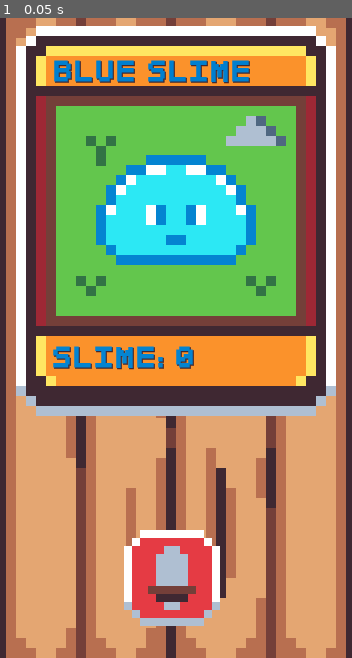
Above: before the commit, frame 1.
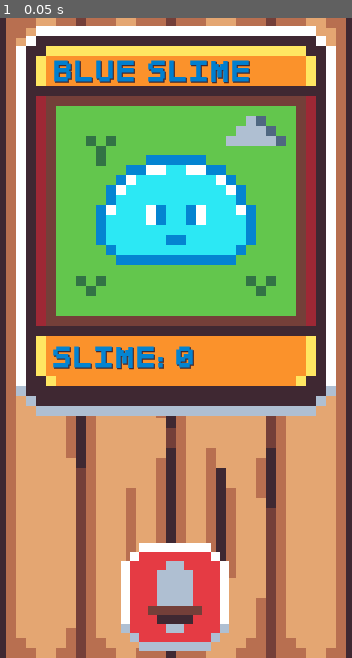
Above: after the commit, the same moment.

Repository: CAPIBARAGAMES/PushTheButton
Game: Godot game, scene res://scenas/main.tscn
Two runs of this game, one before a commit and one after it. Both use one fixed random seed, a clock stepped at 60 frames per second and the inputs below. The engine's default icon, where the game draws it, is replaced by a stand-in: a white triangle on a blue panel in a dark square.
Inputs:
- Up to frame 1 (0.05 s): no input

The runs differ from the first frame. In frame 1, 3.6% of the frame differs, in the area x 34-66%, y 80-99%.

Commit message:
Se tiene todo el sistema completo y balanceado
Se agregaron todas las condiciones apra que juego sea disfrutable y se alcance la maxima calidad de puntos disponibles.

con buen balance

Diff:
--- a/scenas/main.tscn
+++ b/scenas/main.tscn
@@ -8,6 +8,7 @@
 [ext_resource type="Theme" uid="uid://td60q6m46vis" path="res://fonts/Tema fuentes.tres" id="4_fhb4f"]
 [ext_resource type="Texture2D" uid="uid://bt2cfmnqgib55" path="res://assets/Card.png" id="6_ff2nf"]
 [ext_resource type="Texture2D" uid="uid://d2ois4scda6ss" path="res://assets/Slime-Sheet.png" id="7_rxt35"]
+[ext_resource type="AudioStream" uid="uid://c6ulltgpkiniw" path="res://audio/07_human_atk_sword_2.wav" id="9_a6hdd"]
 
 [sub_resource type="AtlasTexture" id="AtlasTexture_f4fxv"]
 atlas = ExtResource("7_rxt35")
@@ -59,8 +60,8 @@
 size_flags_vertical = 8
 
 [node name="PushButton" type="TouchScreenButton" parent="HBoxContainer"]
-position = Vector2(-52, 12)
-scale = Vector2(8, 8)
+position = Vector2(-55, 25)
+scale = Vector2(9, 9)
 texture_normal = ExtResource("2_r1qgg")
 texture_pressed = ExtResource("3_3i3yj")
 
@@ -136,4 +137,8 @@
 theme_override_font_sizes/font_size = 30
 text = "BLUE SLIME"
 
+[node name="espada" type="AudioStreamPlayer" parent="."]
+stream = ExtResource("9_a6hdd")
+volume_db = -10.0
+
 [connection signal="pressed" from="HBoxContainer/PushButton" to="." method="_on_push_button_pressed"]
--- a/scenas/upgrade_1.tscn
+++ b/scenas/upgrade_1.tscn
@@ -1,12 +1,52 @@
-[gd_scene load_steps=3 format=3 uid="uid://id33bhmec7xu"]
+[gd_scene load_steps=5 format=3 uid="uid://id33bhmec7xu"]
 
-[ext_resource type="Texture2D" uid="uid://bmral5wwd0rv0" path="res://icon.svg" id="1_83slk"]
+[ext_resource type="Texture2D" uid="uid://0ihevuxwh3lx" path="res://assets/upgrades.png" id="1_d88qv"]
 [ext_resource type="Script" path="res://scripts/upgrade_1.gd" id="1_td4gr"]
+[ext_resource type="AudioStream" uid="uid://qxuycm2djjwn" path="res://audio/01_chest_open_1.wav" id="3_bufsr"]
+[ext_resource type="Theme" uid="uid://td60q6m46vis" path="res://fonts/Tema fuentes.tres" id="4_veans"]
 
 [node name="upgrade_1" type="TouchScreenButton"]
-position = Vector2(10, 103)
-scale = Vector2(0.5, 0.5)
-texture_normal = ExtResource("1_83slk")
+position = Vector2(20, 408)
+scale = Vector2(10, 10)
+texture_normal = ExtResource("1_d88qv")
 script = ExtResource("1_td4gr")
 
+[node name="AudioStreamPlayer" type="AudioStreamPlayer" parent="."]
+stream = ExtResource("3_bufsr")
+volume_db = -5.0
+
+[node name="LabelUpgrade1" type="Label" parent="."]
+anchors_preset = 15
+anchor_right = 1.0
+anchor_bottom = 1.0
+offset_left = 2.8
+offset_top = 0.799997
+offset_right = 15.8
+offset_bottom = 13.8
+grow_horizontal = 2
+grow_vertical = 2
+scale = Vector2(0.1, 0.1)
+size_flags_horizontal = 4
+theme = ExtResource("4_veans")
+text = "+1"
+
+[node name="LabelUpgrade2" type="Label" parent="."]
+anchors_preset = 15
+anchor_right = 1.0
+anchor_bottom = 1.0
+offset_left = 2.0
+offset_top = 4.0
+offset_right = 28.0
+offset_bottom = 17.0
+grow_horizontal = 2
+grow_vertical = 2
+scale = Vector2(0.1, 0.1)
+size_flags_horizontal = 4
+theme = ExtResource("4_veans")
+theme_override_colors/font_color = Color(0.0156863, 0.517647, 0.819608, 1)
+theme_override_colors/font_outline_color = Color(0, 0, 0, 1)
+theme_override_constants/shadow_offset_x = 0
+theme_override_constants/outline_size = 5
+text = "$50"
+
 [connection signal="pressed" from="." to="." method="_on_pressed"]
--- a/scenas/upgrade_2.tscn
+++ b/scenas/upgrade_2.tscn
@@ -1,12 +1,51 @@
-[gd_scene load_steps=3 format=3 uid="uid://b4yc38mi1t2gd"]
+[gd_scene load_steps=5 format=3 uid="uid://b4yc38mi1t2gd"]
 
-[ext_resource type="Texture2D" uid="uid://bmral5wwd0rv0" path="res://icon.svg" id="1_eum8a"]
+[ext_resource type="Texture2D" uid="uid://jbabetto8cg8" path="res://assets/upgrades2.png" id="1_roeva"]
 [ext_resource type="Script" path="res://scripts/upgrade_2.gd" id="2_awkar"]
+[ext_resource type="AudioStream" uid="uid://qxuycm2djjwn" path="res://audio/01_chest_open_1.wav" id="3_blnfw"]
+[ext_resource type="Theme" uid="uid://td60q6m46vis" path="res://fonts/Tema fuentes.tres" id="4_ywkpq"]
 
 [node name="upgrade_2" type="TouchScreenButton"]
-position = Vector2(162, 112)
-scale = Vector2(0.5, 0.5)
-texture_normal = ExtResource("1_eum8a")
+position = Vector2(140, 408)
+scale = Vector2(10, 10)
+texture_normal = ExtResource("1_roeva")
 script = ExtResource("2_awkar")
 
+[node name="AudioStreamPlayer" type="AudioStreamPlayer" parent="."]
+stream = ExtResource("3_blnfw")
+volume_db = -5.0
+
+[node name="LabelUpgrade1" type="Label" parent="."]
+anchors_preset = 15
+anchor_right = 1.0
+anchor_bottom = 1.0
+offset_left = 2.8
+offset_top = 0.799997
+offset_right = 15.8
+offset_bottom = 13.8
+grow_horizontal = 2
+grow_vertical = 2
+scale = Vector2(0.1, 0.1)
+size_flags_horizontal = 4
+theme = ExtResource("4_ywkpq")
+text = "+5"
+
+[node name="LabelUpgrade2" type="Label" parent="."]
+anchors_preset = 15
+anchor_right = 1.0
+anchor_bottom = 1.0
+offset_left = 2.0
+offset_top = 4.0
+offset_right = 39.0
+offset_bottom = 17.0
+grow_horizontal = 2
+grow_vertical = 2
+scale = Vector2(0.1, 0.1)
+size_flags_horizontal = 4
+theme = ExtResource("4_ywkpq")
+theme_override_colors/font_color = Color(0.0156863, 0.517647, 0.819608, 1)
+theme_override_colors/font_outline_color = Color(0, 0, 0, 1)
+theme_override_constants/outline_size = 4
+text = "$200"
+
 [connection signal="pressed" from="." to="." method="_on_pressed"]
--- a/scenas/upgrade_3.tscn
+++ b/scenas/upgrade_3.tscn
@@ -1,12 +1,51 @@
-[gd_scene load_steps=3 format=3 uid="uid://c0quc67my7cc6"]
+[gd_scene load_steps=5 format=3 uid="uid://c0quc67my7cc6"]
 
-[ext_resource type="Texture2D" uid="uid://bmral5wwd0rv0" path="res://icon.svg" id="1_2ubwm"]
+[ext_resource type="Texture2D" uid="uid://d3xu66any1jwr" path="res://assets/upgrades3.png" id="1_2j5ah"]
 [ext_resource type="Script" path="res://scripts/upgrade_3.gd" id="1_wcvdu"]
+[ext_resource type="AudioStream" uid="uid://qxuycm2djjwn" path="res://audio/01_chest_open_1.wav" id="3_d1mut"]
+[ext_resource type="Theme" uid="uid://td60q6m46vis" path="res://fonts/Tema fuentes.tres" id="4_3mdmm"]
 
 [node name="upgrade_3" type="TouchScreenButton"]
-position = Vector2(29, 217)
-scale = Vector2(0.5, 0.5)
-texture_normal = ExtResource("1_2ubwm")
+position = Vector2(260, 408)
+scale = Vector2(10, 10)
+texture_normal = ExtResource("1_2j5ah")
 script = ExtResource("1_wcvdu")
 
+[node name="AudioStreamPlayer" type="AudioStreamPlayer" parent="."]
+stream = ExtResource("3_d1mut")
+volume_db = -5.0
+
+[node name="LabelUpgrade1" type="Label" parent="."]
+anchors_preset = 15
+anchor_right = 1.0
+anchor_bottom = 1.0
+offset_left = 2.4
+offset_top = 1.2
+offset_right = 26.4
+offset_bottom = 14.2
+grow_horizontal = 2
+grow_vertical = 2
+scale = Vector2(0.1, 0.1)
+size_flags_horizontal = 4
+theme = ExtResource("4_3mdmm")
+text = "+25"
+
+[node name="LabelUpgrade2" type="Label" parent="."]
+anchors_preset = 15
+anchor_right = 1.0
+anchor_bottom = 1.0
+offset_left = 2.0
+offset_top = 4.0
+offset_right = 39.0
+offset_bottom = 17.0
+grow_horizontal = 2
+grow_vertical = 2
+scale = Vector2(0.1, 0.1)
+size_flags_horizontal = 4
+theme = ExtResource("4_3mdmm")
+theme_override_colors/font_color = Color(0.0156863, 0.517647, 0.819608, 1)
+theme_override_colors/font_outline_color = Color(0, 0, 0, 1)
+theme_override_constants/outline_size = 4
+text = "$800"
+
 [connection signal="pressed" from="." to="." method="_on_pressed"]
--- a/scenas/upgrade_4.tscn
+++ b/scenas/upgrade_4.tscn
@@ -1,12 +1,51 @@
-[gd_scene load_steps=3 format=3 uid="uid://2ifo7lm5g3xx"]
+[gd_scene load_steps=5 format=3 uid="uid://2ifo7lm5g3xx"]
 
-[ext_resource type="Texture2D" uid="uid://bmral5wwd0rv0" path="res://icon.svg" id="1_1outn"]
 [ext_resource type="Script" path="res://scripts/upgrade_4.gd" id="1_ghcum"]
+[ext_resource type="Texture2D" uid="uid://d0aed7nhqn42o" path="res://assets/upgrades4.png" id="1_wat5l"]
+[ext_resource type="AudioStream" uid="uid://qxuycm2djjwn" path="res://audio/01_chest_open_1.wav" id="3_qg40s"]
+[ext_resource type="Theme" uid="uid://td60q6m46vis" path="res://fonts/Tema fuentes.tres" id="4_r4s4l"]
 
 [node name="upgrade_4" type="TouchScreenButton"]
-position = Vector2(148, 212)
-scale = Vector2(0.5, 0.5)
-texture_normal = ExtResource("1_1outn")
+position = Vector2(20, 468)
+scale = Vector2(10, 10)
+texture_normal = ExtResource("1_wat5l")
 script = ExtResource("1_ghcum")
 
+[node name="AudioStreamPlayer" type="AudioStreamPlayer" parent="."]
+stream = ExtResource("3_qg40s")
+volume_db = -5.0
+
+[node name="LabelUpgrade1" type="Label" parent="."]
+anchors_preset = 15
+anchor_right = 1.0
+anchor_bottom = 1.0
+offset_left = 1.7
+offset_top = 1.3
+offset_right = 37.7
+offset_bottom = 14.3
+grow_horizontal = 2
+grow_vertical = 2
+scale = Vector2(0.1, 0.1)
+size_flags_horizontal = 4
+theme = ExtResource("4_r4s4l")
+text = "+125"
+
+[node name="LabelUpgrade2" type="Label" parent="."]
+anchors_preset = 15
+anchor_right = 1.0
+anchor_bottom = 1.0
+offset_left = 1.3
+offset_top = 3.7
+offset_right = 50.3
+offset_bottom = 16.7
+grow_horizontal = 2
+grow_vertical = 2
+scale = Vector2(0.1, 0.1)
+size_flags_horizontal = 4
+theme = ExtResource("4_r4s4l")
+theme_override_colors/font_color = Color(0.0156863, 0.517647, 0.819608, 1)
+theme_override_colors/font_outline_color = Color(0, 0, 0, 1)
+theme_override_constants/outline_size = 4
+text = "$3200"
+
 [connection signal="pressed" from="." to="." method="_on_pressed"]
--- a/scenas/upgrade_5.tscn
+++ b/scenas/upgrade_5.tscn
@@ -1,12 +1,51 @@
-[gd_scene load_steps=3 format=3 uid="uid://4nphkq4v1hxu"]
+[gd_scene load_steps=5 format=3 uid="uid://4nphkq4v1hxu"]
 
-[ext_resource type="Texture2D" uid="uid://bmral5wwd0rv0" path="res://icon.svg" id="1_cifmy"]
+[ext_resource type="Texture2D" uid="uid://c3227u10k2sb1" path="res://assets/upgrades5.png" id="1_sy6vu"]
 [ext_resource type="Script" path="res://scripts/upgrade_5.gd" id="1_usilk"]
+[ext_resource type="AudioStream" uid="uid://qxuycm2djjwn" path="res://audio/01_chest_open_1.wav" id="3_tinpm"]
+[ext_resource type="Theme" uid="uid://td60q6m46vis" path="res://fonts/Tema fuentes.tres" id="4_w5yuh"]
 
 [node name="upgrade_5" type="TouchScreenButton"]
-position = Vector2(6, 312)
-scale = Vector2(0.5, 0.5)
-texture_normal = ExtResource("1_cifmy")
+position = Vector2(140, 468)
+scale = Vector2(10, 10)
+texture_normal = ExtResource("1_sy6vu")
 script = ExtResource("1_usilk")
 
+[node name="AudioStreamPlayer" type="AudioStreamPlayer" parent="."]
+stream = ExtResource("3_tinpm")
+volume_db = -5.0
+
+[node name="LabelUpgrade1" type="Label" parent="."]
+anchors_preset = 15
+anchor_right = 1.0
+anchor_bottom = 1.0
+offset_left = 1.6
+offset_top = 0.7
+offset_right = 37.6
+offset_bottom = 13.7
+grow_horizontal = 2
+grow_vertical = 2
+scale = Vector2(0.1, 0.1)
+size_flags_horizontal = 4
+theme = ExtResource("4_w5yuh")
+text = "+625"
+
+[node name="LabelUpgrade2" type="Label" parent="."]
+anchors_preset = 15
+anchor_right = 1.0
+anchor_bottom = 1.0
+offset_left = 0.400001
+offset_top = 4.0
+offset_right = 60.4
+offset_bottom = 17.0
+grow_horizontal = 2
+grow_vertical = 2
+scale = Vector2(0.1, 0.1)
+size_flags_horizontal = 4
+theme = ExtResource("4_w5yuh")
+theme_override_colors/font_color = Color(0.0156863, 0.517647, 0.819608, 1)
+theme_override_colors/font_outline_color = Color(0, 0, 0, 1)
+theme_override_constants/outline_size = 4
+text = "$12800"
+
 [connection signal="pressed" from="." to="." method="_on_pressed"]
--- a/scenas/upgrade_6.tscn
+++ b/scenas/upgrade_6.tscn
@@ -1,12 +1,51 @@
-[gd_scene load_steps=3 format=3 uid="uid://eogc68sovy4n"]
+[gd_scene load_steps=5 format=3 uid="uid://eogc68sovy4n"]
 
 [ext_resource type="Script" path="res://scripts/upgrade_6.gd" id="1_3ol78"]
-[ext_resource type="Texture2D" uid="uid://bmral5wwd0rv0" path="res://icon.svg" id="1_sop7v"]
+[ext_resource type="Texture2D" uid="uid://b3b5vnf88s5x6" path="res://assets/upgrades6.png" id="1_ppkle"]
+[ext_resource type="AudioStream" uid="uid://qxuycm2djjwn" path="res://audio/01_chest_open_1.wav" id="3_ha0jv"]
+[ext_resource type="Theme" uid="uid://td60q6m46vis" path="res://fonts/Tema fuentes.tres" id="4_1t26t"]
 
 [node name="upgrade_6" type="TouchScreenButton"]
-position = Vector2(192, 340)
-scale = Vector2(0.5, 0.5)
-texture_normal = ExtResource("1_sop7v")
+position = Vector2(260, 468)
+scale = Vector2(10, 10)
+texture_normal = ExtResource("1_ppkle")
 script = ExtResource("1_3ol78")
 
+[node name="AudioStreamPlayer" type="AudioStreamPlayer" parent="."]
+stream = ExtResource("3_ha0jv")
+volume_db = -5.0
+
+[node name="LabelUpgrade1" type="Label" parent="."]
+anchors_preset = 15
+anchor_right = 1.0
+anchor_bottom = 1.0
+offset_left = 0.899999
+offset_top = 1.1
+offset_right = 47.9
+offset_bottom = 14.1
+grow_horizontal = 2
+grow_vertical = 2
+scale = Vector2(0.1, 0.1)
+size_flags_horizontal = 4
+theme = ExtResource("4_1t26t")
+text = "+3125"
+
+[node name="LabelUpgrade2" type="Label" parent="."]
+anchors_preset = 15
+anchor_right = 1.0
+anchor_bottom = 1.0
+offset_left = 0.399999
+offset_top = 4.0
+offset_right = 60.4
+offset_bottom = 17.0
+grow_horizontal = 2
+grow_vertical = 2
+scale = Vector2(0.1, 0.1)
+size_flags_horizontal = 4
+theme = ExtResource("4_1t26t")
+theme_override_colors/font_color = Color(0.0156863, 0.517647, 0.819608, 1)
+theme_override_colors/font_outline_color = Color(0, 0, 0, 1)
+theme_override_constants/outline_size = 4
+text = "$51200"
+
 [connection signal="pressed" from="." to="." method="_on_pressed"]
--- a/scripts/GLOBAL.gd
+++ b/scripts/GLOBAL.gd
@@ -3,7 +3,7 @@
 	pass
 
 #Control
-var score: int = 0;
+var score: int = 51198;
 var val_for_click = 1;
 var max_score = 100
 
@@ -17,12 +17,12 @@
 const UPGRADE_6: int = 3125;
 
 #costo de mejoras
-var cost_upgrade_1: int = 10;
-var cost_upgrade_2: int = 40;
-var cost_upgrade_3: int = 160;
-var cost_upgrade_4: int = 640;
-var cost_upgrade_5: int = 2560;
-var cost_upgrade_6: int = 10240;
+var cost_upgrade_1: int = 50;
+var cost_upgrade_2: int = 200;
+var cost_upgrade_3: int = 800;
+var cost_upgrade_4: int = 3200;
+var cost_upgrade_5: int = 12800;
+var cost_upgrade_6: int = 51200;
 
 #control de upgrades
 var actualizacionupgrade = false
--- a/scripts/main.gd
+++ b/scripts/main.gd
@@ -22,6 +22,7 @@
 func _on_push_button_pressed():
 	Global.score += Global.val_for_click
 	$slime.play("damage")
+	$espada.play()
 	if new_button1 == false:
 		new_up_button1()
 	if new_button2 == false:
@@ -44,7 +45,7 @@
 
 #Aparece un nuevo bonton de mejora
 func new_up_button1():
-	if Global.score >= 10:
+	if Global.score >= 50:
 		var spawn_buton_1 = up_1.instantiate()
 		add_child(spawn_buton_1)
 		print("nuevo boton")
@@ -53,7 +54,7 @@
 
 
 func new_up_button2():
-	if Global.score >= 50:
+	if Global.score >= 200:
 		var spawn_buton_2 = up_2.instantiate()
 		add_child(spawn_buton_2)
 		print("nuevo boton")
@@ -61,7 +62,7 @@
 		Global.get_main_score()
 
 func new_up_button3():
-	if Global.score >= 100:
+	if Global.score >= 800:
 		var spawn_buton_3 = up_3.instantiate()
 		add_child(spawn_buton_3)
 		print("nuevo boton")
@@ -70,7 +71,7 @@
 
 
 func new_up_button4():
-	if Global.score >= 150:
+	if Global.score >= 3200:
 		var spawn_buton_4 = up_4.instantiate()
 		add_child(spawn_buton_4)
 		print("nuevo boton")
@@ -78,7 +79,7 @@
 		Global.get_main_score()
 
 func new_up_button5():
-	if Global.score >= 200:
+	if Global.score >= 12800:
 		var spawn_buton_5 = up_5.instantiate()
 		add_child(spawn_buton_5)
 		print("nuevo boton")
@@ -86,7 +87,7 @@
 		Global.get_main_score()
 
 func new_up_button6():
-	if Global.score >= 250:
+	if Global.score >= 51200:
 		var spawn_buton_6 = up_6.instantiate()
 		add_child(spawn_buton_6)
 		print("nuevo boton")
--- a/scripts/upgrade_1.gd
+++ b/scripts/upgrade_1.gd
@@ -9,6 +9,7 @@
 	if Global.score >= Global.cost_upgrade_1:
 		Global.score -= Global.cost_upgrade_1
 		Global.val_for_click += Global.UPGRADE_1
+		$AudioStreamPlayer.play()
 		actualizarscore()
 
 func actualizarscore():
--- a/scripts/upgrade_2.gd
+++ b/scripts/upgrade_2.gd
@@ -7,6 +7,7 @@
 	if Global.score >= Global.cost_upgrade_2:
 		Global.score -= Global.cost_upgrade_2
 		Global.val_for_click += Global.UPGRADE_2
+		$AudioStreamPlayer.play()
 		actualizarscore()
 
 func actualizarscore():
--- a/scripts/upgrade_3.gd
+++ b/scripts/upgrade_3.gd
@@ -7,6 +7,7 @@
 	if Global.score >= Global.cost_upgrade_3:
 		Global.score -= Global.cost_upgrade_3
 		Global.val_for_click += Global.UPGRADE_3
+		$AudioStreamPlayer.play()
 		actualizarscore()
 
 func actualizarscore():
--- a/scripts/upgrade_4.gd
+++ b/scripts/upgrade_4.gd
@@ -7,6 +7,7 @@
 	if Global.score >= Global.cost_upgrade_4:
 		Global.score -= Global.cost_upgrade_4
 		Global.val_for_click += Global.UPGRADE_4
+		$AudioStreamPlayer.play()
 		actualizarscore()
 
 func actualizarscore():
--- a/scripts/upgrade_5.gd
+++ b/scripts/upgrade_5.gd
@@ -5,6 +5,7 @@
 	if Global.score >= Global.cost_upgrade_5:
 		Global.score -= Global.cost_upgrade_5
 		Global.val_for_click += Global.UPGRADE_5
+		$AudioStreamPlayer.play()
 		actualizarscore()
 
 func actualizarscore():
--- a/scripts/upgrade_6.gd
+++ b/scripts/upgrade_6.gd
@@ -7,6 +7,7 @@
 	if Global.score >= Global.cost_upgrade_6:
 		Global.score -= Global.cost_upgrade_6
 		Global.val_for_click += Global.UPGRADE_6
+		$AudioStreamPlayer.play()
 		actualizarscore()
 
 func actualizarscore():
Not shown, added: audio/01_chest_open_1.wav.import
Not shown, added: audio/07_human_atk_sword_2.wav.import
Not shown: 1 places in scenas/main.tscn that only renumber resources
Not shown, added: audio/01_chest_open_1.wav
Not shown, added: audio/07_human_atk_sword_2.wav
